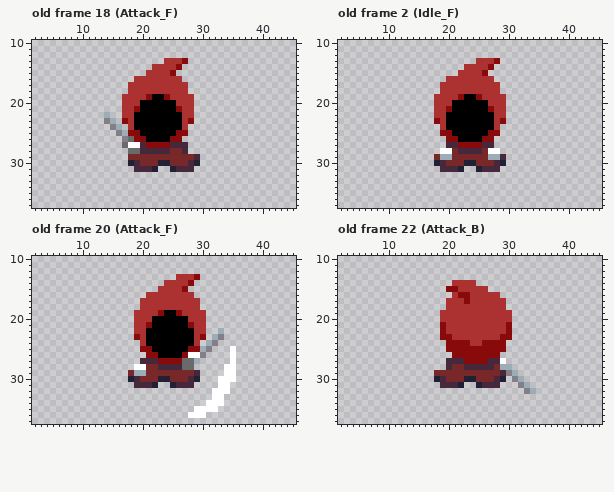
Pixel-art file -- Assets/Animation/Art/Wizard.aseprite. Above is the file before it was changed.
48x48 pixels, 41 frames. Shown: old frame 18 (Attack_F): x 2..45, y 10..37; old frame 2 (Idle_F): x 2..45, y 10..37; old frame 20 (Attack_F): x 2..45, y 10..37; old frame 22 (Attack_B): x 2..45, y 10..37. The commit also changed other frames, which this record leaves out.
After the commit:
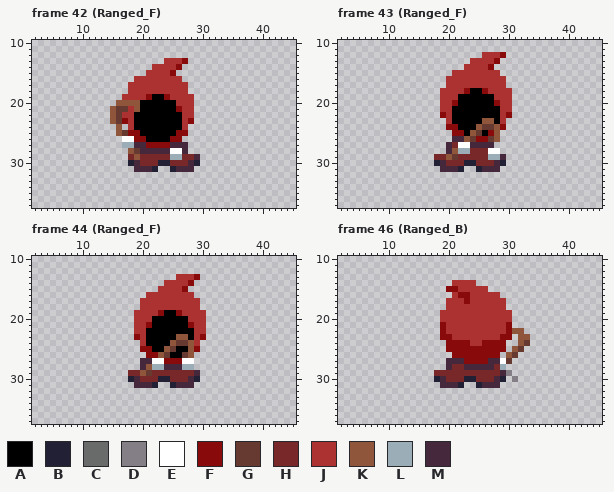
Palette (. is transparent): A #000000  B #222034  C #696a6a  D #847e87  E #ffffff  F #880a0a  G #663931  H #782829  J #ac3232  K #8f563b  L #9badb7  M #45283c
A new or re-ordered frame is compared with the old frame closest to it.
Message: create ranged animations
Change:
frames 41 -> 49
Changed rows in their new state; - is an unchanged pixel.
Frame 42 (Ranged_F) is new; against old frame 18 (Attack_F), layer "Arms":
first column x 14:
20 --KKKK-------
21 -KGG-K-------
22 .KG----------
23 .KG----------
24 -.K----------
25 --KG---------
26 ---EE--------
27 ---LLM-------
28 ----KG-----EE
29 -----K-----LL
Frame 43 (Ranged_F) is new; against old frame 2 (Idle_F), layers "Arms", "Head":
first column x 18:
12 --------JJJF-
13 ------J------
15 ---J----JJJ--
16 ----------JJ-
17 -.---------J-
18 -----FAAF--JJ
19 .---A--AAA--J
20 .--F-----AF-J
21 .-J------AA-J
22 .FJ-------A-F
23 ..J-----KKAJ-
24 -.FF---KGGKF-
25 -..FF-KG--K--
26 --.MMKGF-GK--
27 ---HEEMM-----
28 -.MKLLHH-----
29 -HKG---------
Frame 44 (Ranged_F) is new; against old frame 20 (Attack_F), layers "Swoosh_Front", "Arms":
first column x 19:
22 --------------.--
23 -------KK----..--
24 ------KGGK--..---
25 -----KG--K-..---.
26 ----KG--GK..----.
27 ---EE---EE.-----.
28 .MKLL---LL-----..
29 HKG------------..
30 --------------...
31 --------------..-
32 -------------...-
33 -------------..--
34 ------------...--
35 ----------....---
36 ---------...-----
Frame 46 (Ranged_B) is new; against old frame 22 (Attack_B), layer "Arms":
first column x 30:
22 -KK--
23 --KK-
24 --KG-
25 -KG--
26 KG---
27 G----
28 .----
29 -.---
30 --.--
31 --..-
32 ---..
Where, in picture pixels (left, top, right, bottom), the same in both pictures:
changed: (104, 100, 140, 160)
changed: (170, 148, 182, 160)
changed: (434, 52, 512, 160)
changed: (134, 328, 236, 418)
changed: (506, 328, 536, 394)
